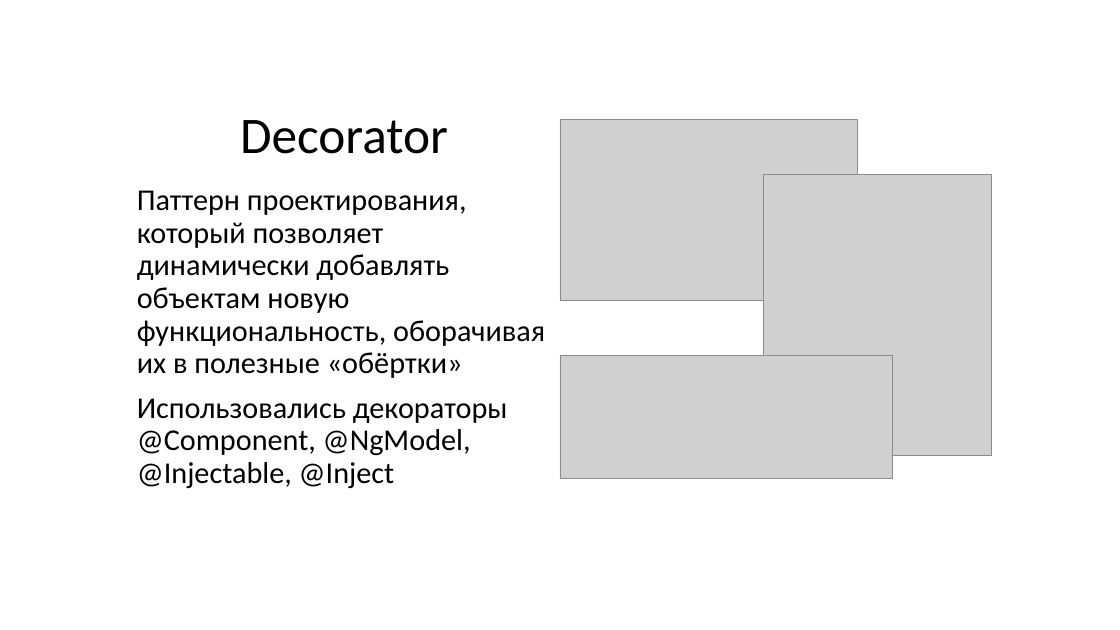
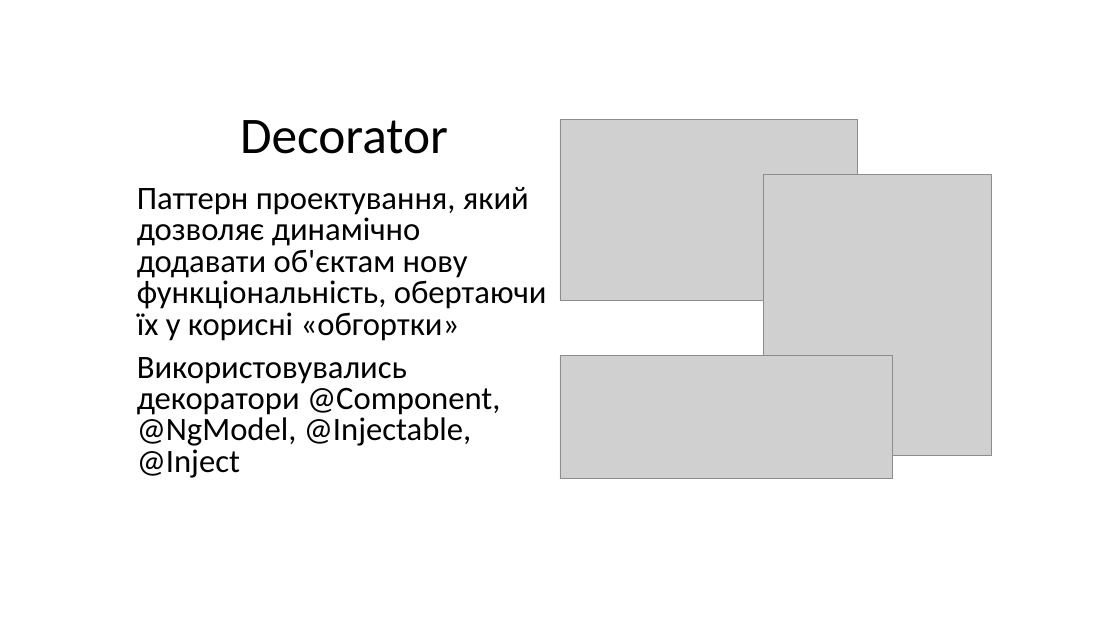
Before and after one commit to Nerdan0/KPOP2021, a slide deck: slide 3 of Lab8/Лаб8.pptx. Drawn at 1120x630 pixels with LibreOffice and Linux fonts; fonts in the diff are those of the drawing; grey boxes stand for pictures; background and template pictures are left out. Boxes give left, top, right and bottom in pixels: in the first picture for what was removed or moved away, otherwise in the second. Text is boxed around its words. In the diff, an @@ line names an element or a change of style, - is before the commit and + after.

```diff
--- a/Lab8/Лаб8.pptx
+++ b/Lab8/Лаб8.pptx
@@ text at [137,187,547,478]: text changed; size 25.9 to 28 pt @@
-Паттерн проектирования, который позволяет динамически добавлять объектам новую функциональность, оборачивая их в полезные «обёртки»
-Использовались декораторы @Component, @NgModel, @Injectable, @Inject
+Паттерн проектування, який дозволяє динамічно додавати об'єктам нову функціональність, обертаючи їх у корисні «обгортки»
+Використовувались декоратори @Component, @NgModel, @Injectable, @Inject
```
Also in this commit, not shown: 4 other slides changed, 1 other file.
